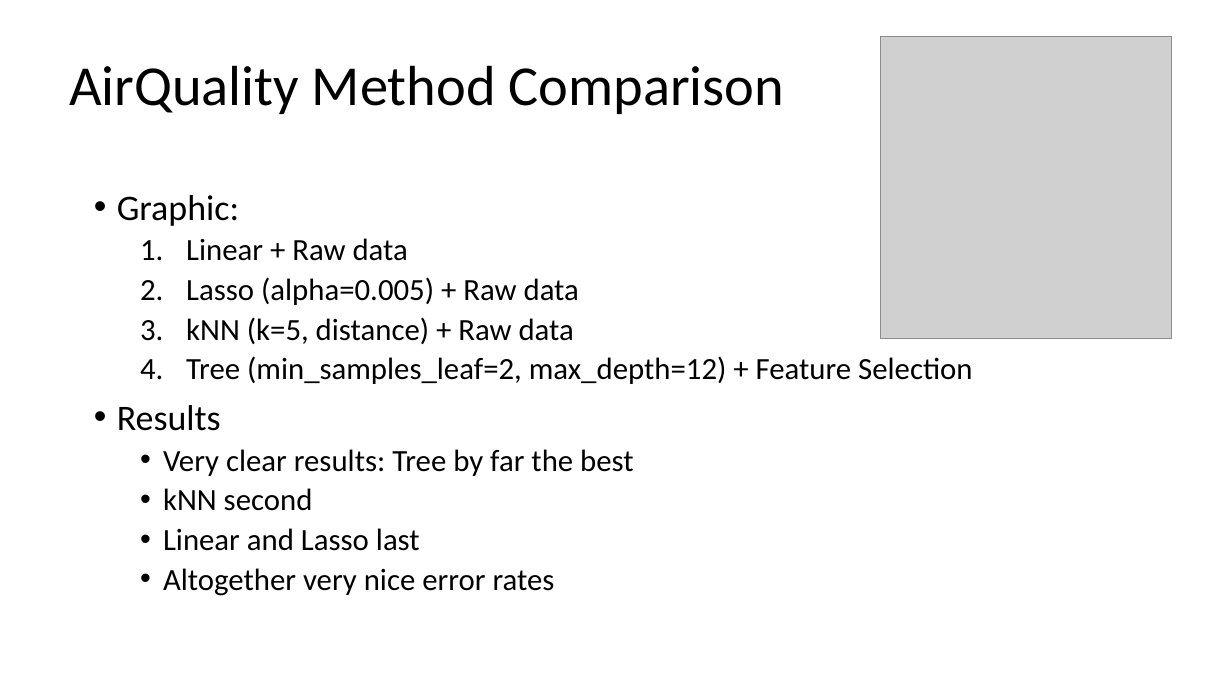
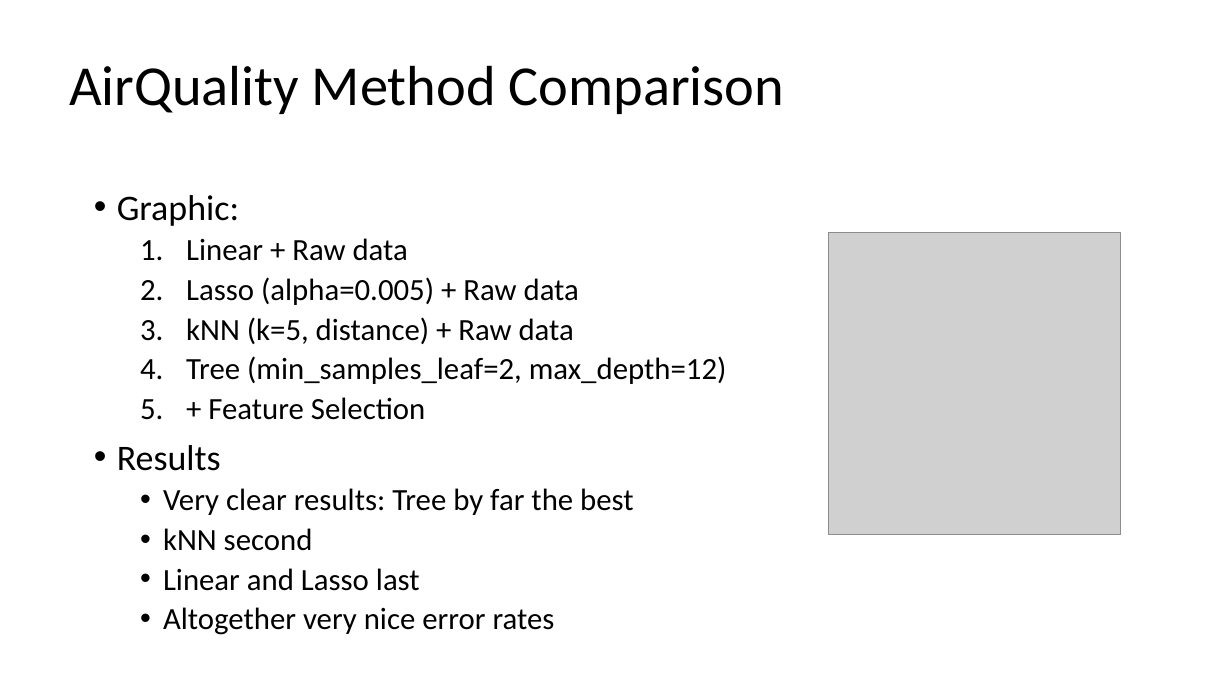
Before and after one commit to pstroppa/machine_learning, a slide deck: slide 33 of Machine_Learning_E1_o1.pptx (slide 27 before the commit). Drawn at 1232x693 pixels with LibreOffice and Linux fonts; fonts in the diff are those of the drawing; grey boxes stand for pictures; background and template pictures are left out. Boxes give left, top, right and bottom in pixels: in the first picture for what was removed or moved away, otherwise in the second. Text is boxed around its words. In the diff, an @@ line names an element or a change of style, - is before the commit and + after.

```diff
--- a/Machine_Learning_E1_o1.pptx
+++ b/Machine_Learning_E1_o1.pptx
@@ picture: place and size @@
-picture at (881,36,1173,338)
+picture at (829,233,1120,535)
@@ text at (186,356,727,420): text changed @@
-  4. Tree (min_samples_leaf=2, max_depth=12) + Feature Selection
+  4. Tree (min_samples_leaf=2, max_depth=12)
+  5. + Feature Selection
```
Also in this commit, not shown: 26 other slides changed, 6 slides added, 1 other file.
